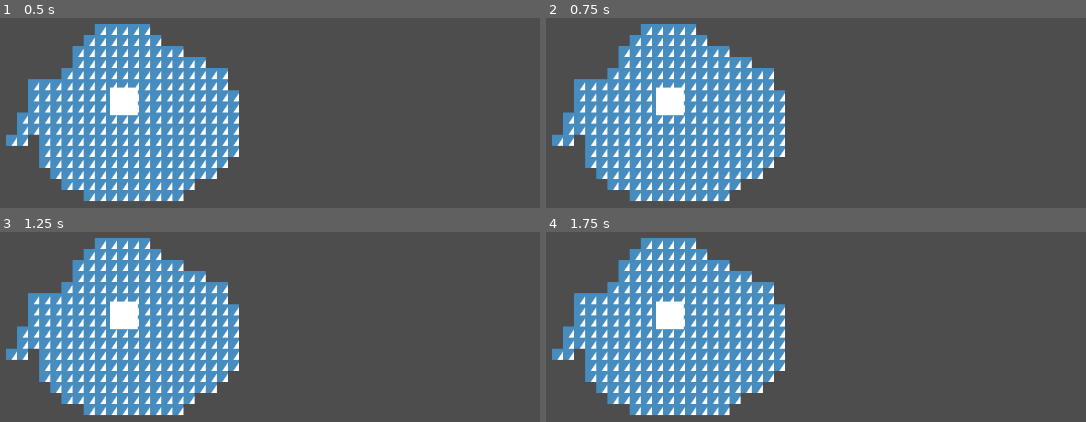
Above: before the commit, frames 1-4 (two rows, left to right).
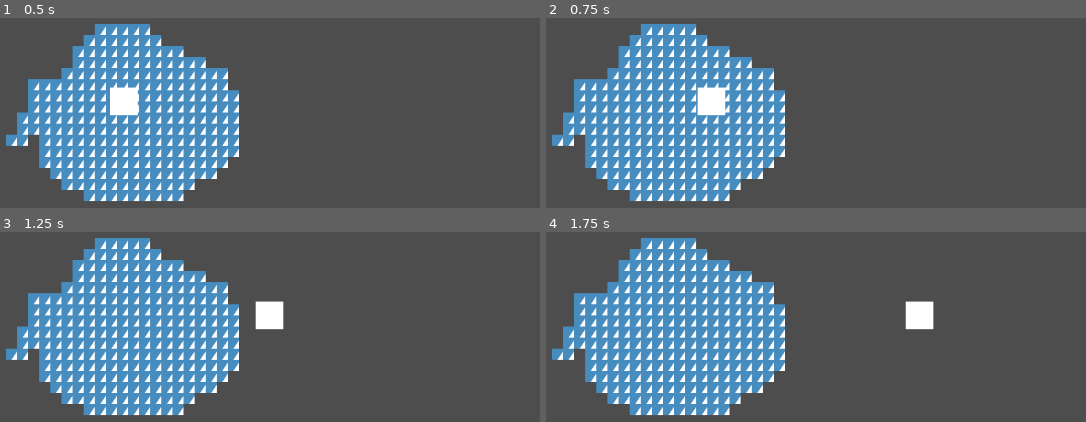
Above: after the commit, the same moments.

Repository: mpatel500/gamejam
Game: Godot game, scene res://world.tscn
The game is run twice, just before and just after one commit, with the same random seed, the same clock (stepped at 60 frames per second) and the same inputs. The engine's default icon, where the game draws it, is replaced by a stand-in: a white triangle on a blue panel in a dark square.
Inputs:
- Up to frame 1 (0.5 s): no input
- Up to frame 2 (0.75 s): tap Enter (ui_accept) at 0.5 s; hold Right (ui_right) from 0.53 s (still down)
- Up to frame 3 (1.25 s): keep holding Right (ui_right); tap Enter (ui_accept) at 0.77 s
- Up to frame 4 (1.75 s): keep holding Right (ui_right); tap Enter (ui_accept) at 1.52 s

Frame 1 is identical in both runs. In frame 2, 1.4% of the frame differs, in the area x 20-34%, y 36-52%; in frame 3, 1.5%; in frame 4, 1.5%, in the area x 20-72%, y 36-52%.

Commit message:
Add movement

Diff:
--- a/Player.gd
+++ b/Player.gd
@@ -19,13 +19,7 @@
 
 	# Get the input direction and handle the movement/deceleration.
 	# As good practice, you should replace UI actions with custom gameplay actions.
-	var x_direction = Input.get_axis("ui_left", "ui_right")
-	var y_direction = Input.get_axis("ui_down", "ui_up")
-	if x_direction:
-		velocity.x = x_direction * SPEED
-	if y_direction:
-		velocity.y = y_direction * SPEED
-	else:
-		velocity.x = move_toward(velocity.x, 0, SPEED)
+	var input_direction = Input.get_vector("left", "right", "up", "down")
+	velocity = input_direction * SPEED
 
 	move_and_slide()
--- a/project.godot
+++ b/project.godot
@@ -15,6 +15,29 @@
 config/features=PackedStringArray("4.2", "GL Compatibility")
 config/icon="res://icon.svg"
 
+[input]
+
+up={
+"deadzone": 0.5,
+"events": [Object(InputEventKey,"resource_local_to_scene":false,"resource_name":"","device":0,"window_id":0,"alt_pressed":false,"shift_pressed":false,"ctrl_pressed":false,"meta_pressed":false,"pressed":false,"keycode":0,"physical_keycode":4194320,"key_label":0,"unicode":0,"echo":false,"script":null)
+]
+}
+down={
+"deadzone": 0.5,
+"events": [Object(InputEventKey,"resource_local_to_scene":false,"resource_name":"","device":-1,"window_id":0,"alt_pressed":false,"shift_pressed":false,"ctrl_pressed":false,"meta_pressed":false,"pressed":false,"keycode":0,"physical_keycode":4194322,"key_label":0,"unicode":0,"echo":false,"script":null)
+]
+}
+left={
+"deadzone": 0.5,
+"events": [Object(InputEventKey,"resource_local_to_scene":false,"resource_name":"","device":-1,"window_id":0,"alt_pressed":false,"shift_pressed":false,"ctrl_pressed":false,"meta_pressed":false,"pressed":false,"keycode":0,"physical_keycode":4194319,"key_label":0,"unicode":0,"echo":false,"script":null)
+]
+}
+right={
+"deadzone": 0.5,
+"events": [Object(InputEventKey,"resource_local_to_scene":false,"resource_name":"","device":-1,"window_id":0,"alt_pressed":false,"shift_pressed":false,"ctrl_pressed":false,"meta_pressed":false,"pressed":false,"keycode":0,"physical_keycode":4194321,"key_label":0,"unicode":0,"echo":false,"script":null)
+]
+}
+
 [rendering]
 
 renderer/rendering_method="gl_compatibility"
